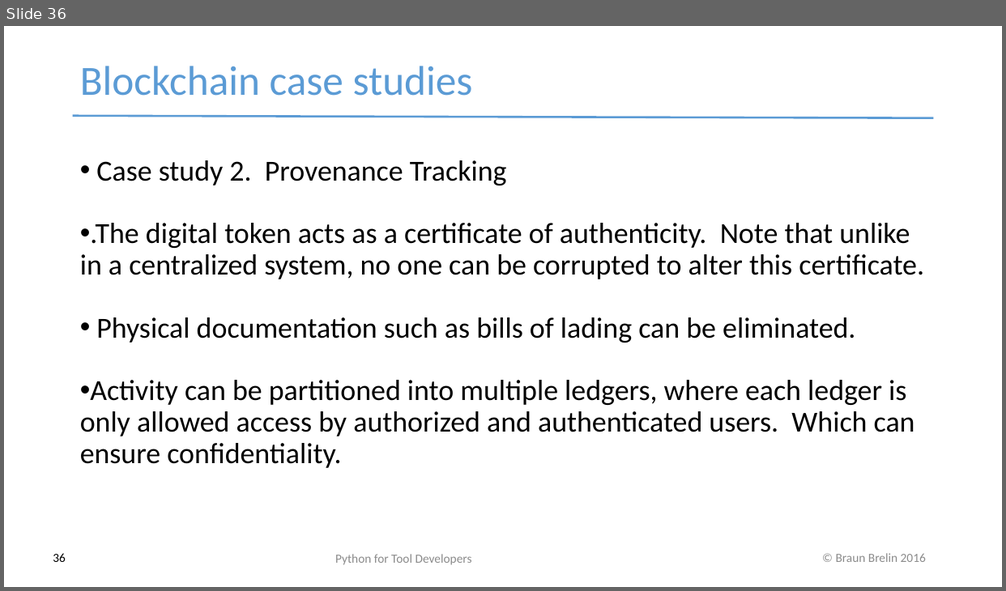
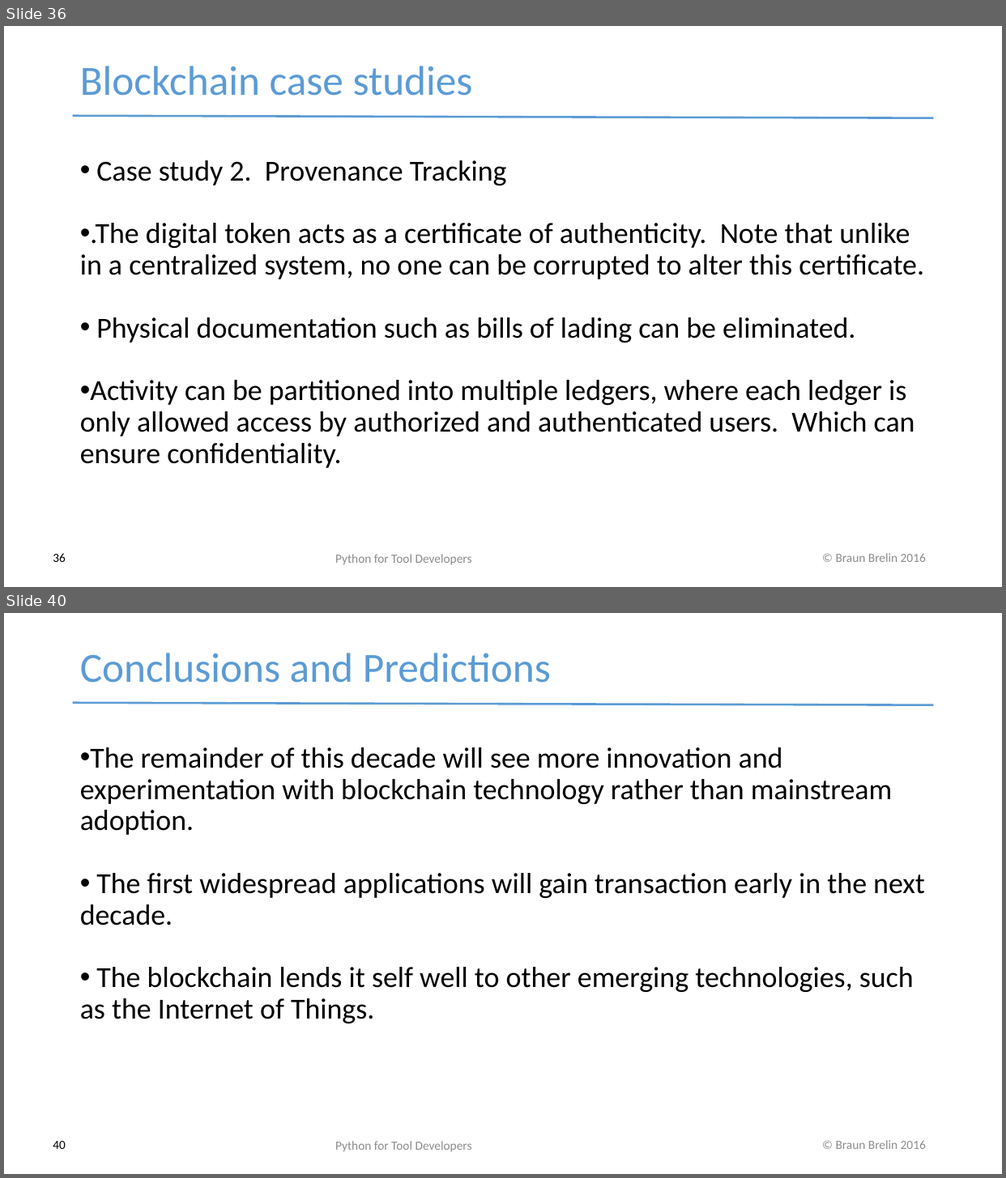
Before and after one commit to redmage123/btc-introductory-workshop, a slide deck: docs/Blockchain workshop v0.1.pptx. Shown one above the other, each under a label of ours: slide 36 before the commit, slides 36 and 40 after it; the slides between them are not shown. The pictures are 1006x591 and 1006x1178 pixels, drawn with LibreOffice and Linux fonts; fonts in the diff are those of the drawing. Boxes give left, top, right and bottom in pixels: in the first picture for what was removed or moved away, otherwise in the second. Text is boxed around its words. In the diff, an @@ line names an element or a change of style, - is before the commit and + after.

```diff
--- a/docs/Blockchain workshop v0.1.pptx
+++ b/docs/Blockchain workshop v0.1.pptx
@@ slide 40 added at box(4, 613, 1002, 1174), background #FFFFFF; not listed: 2 template elements that a slide beside it also shows @@
@@ text added at box(80, 653, 551, 683), 40 pt, text #5B9BD5 @@
+Conclusions and Predictions
@@ text added at box(80, 747, 925, 1024), 28 pt, text #000000 @@
+• The remainder of this decade will see more innovation and experimentation with blockchain technology rather than mainstream adoption.
+• The first widespread applications will gain transaction early in the next decade.
+• The blockchain lends it self well to other emerging technologies, such as the Internet of Things.
@@ page number added at box(53, 1141, 66, 1149), 12 pt, text #000000 @@
+40
@@ text added at box(335, 1141, 472, 1152), 12 pt, text #8B8B8B @@
+Python for Tool Developers
```
Also in this commit, not shown: 4 other slides added.
